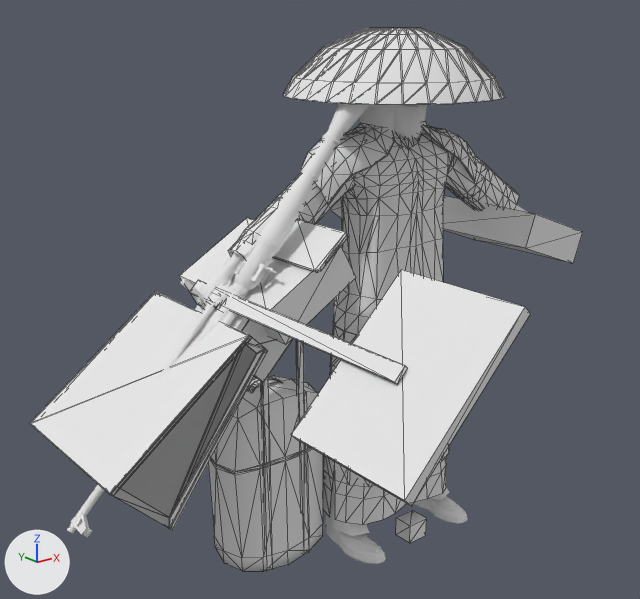
A saved change to the COLLADA model objects3d/civilian2_arab.dae.
Both versions are drawn from a 50 mm lens placed at (-34.0, -33.1, 29.5), pointed at (-6.9, 0.8, 15.9). Every picture has the same lights, and +X, +Y and +Z are marked at lower left. Mesh edges are drawn as thin lines on the coarser meshes. Where no turn or scale is listed for an object, it has been applied to the vertices. Vertices at the same position are counted once.

Objects in the first picture: 'Handbag', 'Handbag02', 'Handbag03', 'Handbag04', 'Handbag05', 'Handbag06', 'LowLeg1', 'ProtestSign', 'RPG7', 'ShoppingBag', 'Umbrella1', 'UpBody', 'ak47', 'trolley'.
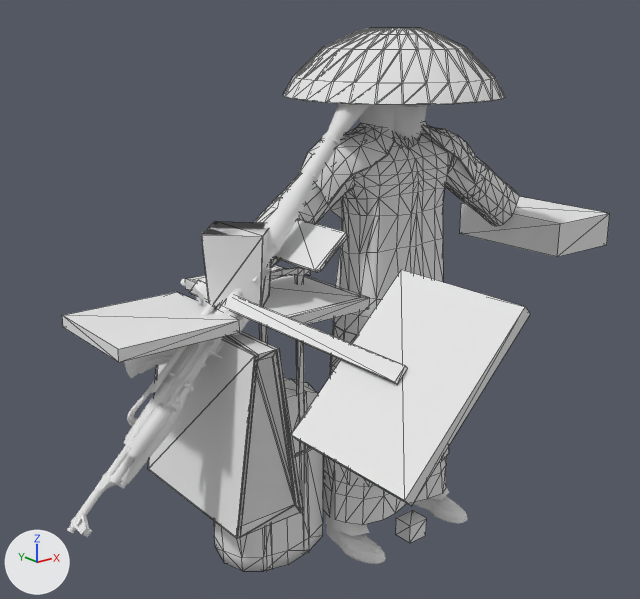
Where the newer file only moved an object's origin or applied its transform, the numbers keep the older frame.

Changed parts and their boxes (x1, y1, x2, y2) in the pictures (640 x 599 px):
'Handbag06', mesh turned: before (30, 291, 265, 528); after (148, 341, 300, 538)
'Handbag07', reshaped (not visible before): after (62, 292, 240, 362)
'ShoppingBag', reshaped: before (443, 196, 583, 263); after (460, 196, 610, 257)
'Handbag', reshaped, moved, turned, rescaled: before (179, 218, 356, 345); after (185, 265, 369, 325)
'Handbag03', mesh turned: before (110, 338, 261, 528); after (226, 341, 300, 538)
'Handbag02', reshaped: before (240, 319, 292, 382); after (201, 221, 267, 307)
'Handbag05', mesh turned: before (113, 339, 267, 530); after (239, 331, 304, 536)
'Handbag04', mesh turned: before (111, 337, 265, 529); after (222, 333, 301, 537)
'Handbag01', reshaped: before (264, 339, 293, 381); after (202, 221, 271, 307)
'ak47', unchanged, uncovered by the edit: before (67, 276, 245, 537); after (67, 277, 244, 537)

What changed in the scene script:
```text
Change me_shoppingbagmesh:
    used by ob_shoppingbag; location = (8.82, 2.46, 16.12)
    remove me_shoppingbagmesh.from_pydata(...)  # 8 vertices, 12 faces; spans x -2.36..3.05, y -3.97..3.97, z -0.86..2.77
    add me_shoppingbagmesh.from_pydata(...)  # 8 vertices, 12 faces; spans x 0.71..5.73, y -3.97..3.97, z -0.17..1.87
    me_shoppingbagmesh part 1: the whole mesh is rebuilt
Change me_handbagmesh:
    used by ob_handbag; parent = ob_hand1; location = (-0.0485, 0.493, -0.0586); rotation_euler = (0.0, 0.0, -0.524), in degrees (0, 0, -30); scale = (0.0907, 0.0907, 0.0907)
    remove me_handbagmesh.from_pydata(...)  # 8 vertices, 12 faces; spans x -4.04..4.04, y -3.28..0.0, z -6.39..6.39
    add me_handbagmesh.from_pydata(...)  # 16 vertices, 28 faces; spans x -0.39..0.4, y -0.08..0.0, z -0.63..0.63
    me_handbagmesh part 2: the whole mesh is rebuilt
Change me_handbag07mesh:
    used by ob_handbag07; location = (-12.26, 2.77, 15.77)
    remove me_handbag07mesh.from_pydata(...)  # 8 vertices, 12 faces; spans x -5.02..-0.28, y -3.18..2.56, z -4.61..0.12
    add me_handbag07mesh.from_pydata(...)  # 8 vertices, 12 faces; spans x -6.51..-0.41, y -3.18..2.56, z -0.01..0.58
    me_handbag07mesh part 3: the whole mesh is rebuilt
Change me_handbag01mesh:
    used by ob_handbag01; location = (-12.34, 3.46, 15.54)
    remove me_handbag01mesh.from_pydata(...)  # 8 vertices, 12 faces; spans x -0.92..3.15, y -3.65..0.0, z -2.75..1.31
    add me_handbag01mesh.from_pydata(...)  # 8 vertices, 12 faces; spans x -0.92..3.15, y -3.87..0.19, z 0.9..4.55
    me_handbag01mesh part 4: the whole mesh is rebuilt
Change me_handbag02mesh:
    used by ob_handbag02; location = (-12.37, 3.46, 15.57)
    remove me_handbag02mesh.from_pydata(...)  # 8 vertices, 12 faces; spans x -0.92..3.15, y -3.65..0.0, z -2.75..1.31
    add me_handbag02mesh.from_pydata(...)  # 8 vertices, 12 faces; spans x -0.92..3.15, y -3.84..0.22, z 0.87..4.52
    me_handbag02mesh part 5: the whole mesh is rebuilt
Change me_handbag03mesh:
    where me_handbag03mesh.from_pydata(...)  # 16 vertices, 28 faces; spans x -7.69..0.36, y -4.37..4.37, z -7.6..0.45
    used by ob_handbag03; location = (-12.65, 2.44, 15.67)
    me_handbag03mesh part 6: the whole mesh is turned -45 degrees about the y axis through its middle, then moved by (4.04, 0.0, -2.13)
Change me_handbag04mesh:
    where me_handbag04mesh.from_pydata(...)  # 16 vertices, 28 faces; spans x -7.69..0.36, y -4.37..4.37, z -7.6..0.45
    used by ob_handbag04; location = (-12.61, 2.44, 15.63)
    me_handbag04mesh part 7: the whole mesh is turned -45 degrees about the y axis through its middle, then moved by (4.05, 0.0, -2.09)
Change me_handbag05mesh:
    where me_handbag05mesh.from_pydata(...)  # 16 vertices, 28 faces; spans x -7.69..0.36, y -4.37..4.37, z -7.6..0.45
    used by ob_handbag05; location = (-12.49, 2.44, 15.52)
    me_handbag05mesh part 8: the whole mesh is turned -45 degrees about the y axis through its middle, then moved by (4.1, 0.0, -1.97)
Change me_handbag06mesh:
    where me_handbag06mesh.from_pydata(...)  # 16 vertices, 28 faces; spans x -7.69..0.36, y -4.37..4.37, z -7.6..0.45
    used by ob_handbag06; location = (-12.65, 2.44, 15.67)
    me_handbag06mesh part 9: the whole mesh is turned -45 degrees about the y axis through its middle, then moved by (4.04, 0.0, -2.13)
Change ob_handbag:
    ob_handbag.rotation_euler: (0.0, 0.0, -0.524) -> (0.0, 0.0, 0.0)  # degrees (0, 0, -30) -> degrees (0, 0, 0)
    ob_handbag.scale: (0.0907, 0.0907, 0.0907) -> (1.0, 1.0, 1.0)
    ob_handbag.location: (-0.0485, 0.493, -0.0586) -> (-0.0485, 0.551, -0.0586)
```
